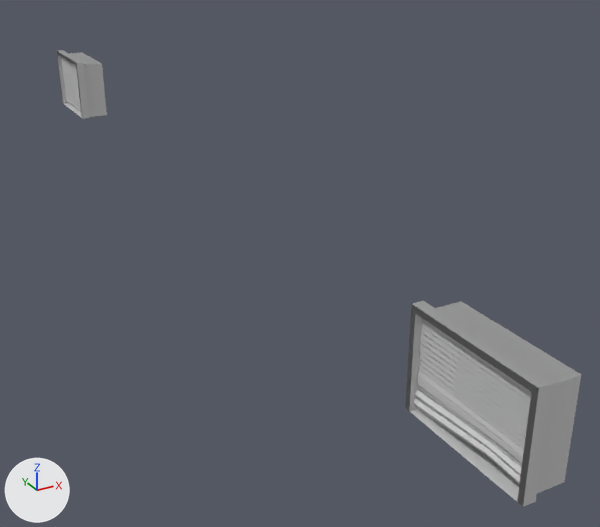
An edit to the FBX model Penteract/Assets/Models/Level 2 Props/00 Common/Wall_Right_Doors.fbx, drawn before and after from the same camera.
Rendered twice from a 50 mm lens placed at (1.35, -2.59, 0.84), pointed at (2.37, -0.74, -0.09). The axes (+X, +Y, +Z) are drawn at lower left. The lights are the same throughout. Where no turn or scale is listed for an object, it has been applied to the vertices.

Objects in the first picture: 'Inside_door', 'Inside_door001', 'Right_Wall_Door'.
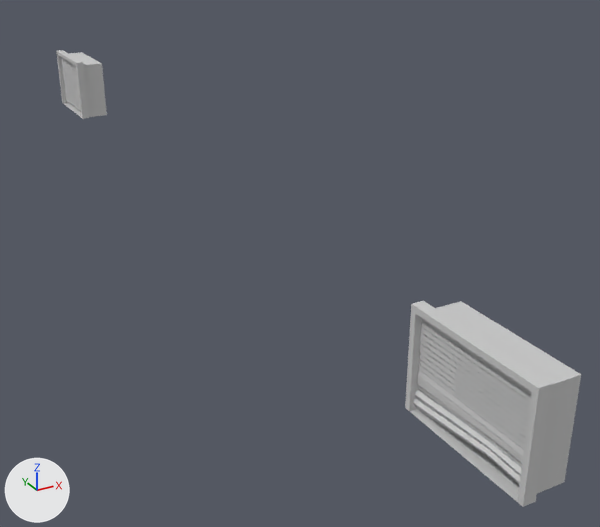
Patch to the scene script:
```diff
--- a/Penteract/Assets/Models/Level 2 Props/00 Common/Wall_Right_Doors.fbx.py
+++ b/Penteract/Assets/Models/Level 2 Props/00 Common/Wall_Right_Doors.fbx.py
@@ me_mesh @@
 me_mesh.from_pydata(...)  # 16 vertices, 11 faces; spans x -4.12..4.12, y -6.0..6.0, z -1.92..1.92
 # used by ob_inside_door; parent = ob_door2; location = (0.0, 0.0, 0.0); rotation_euler = (0.0, -1.571, 0.0), in degrees (0, -90, 0)
+# me_mesh part 1: its shading normals changed
 me_mesh.materials.append(mat_right_wall_door)
@@ me_mesh_003_1 @@
+me_mesh_003_1.from_pydata([(-4.12, -6.0, 1.92), (-4.12, -6.0, 0.92), (-4.12, 6.0, 1.92), (-4.12, 6.0, 0.92), (4.12, -6.0, 1.92), (4.12, -6.0, 0.92), (4.12, 6.0, 1.92), (4.12, 6.0, 0.92), (-4.12, -5.5, -1.92), (-4.12, 5.5, -1.92), (3.62, 5.5, -1.92), (3.62, -5.5, -1.92), (-4.12, 5.5, 1.92), (-4.12, -5.5, 1.92), (3.62, -5.5, 1.92), (3.62, 5.5, 1.92)], [], [(4, 5, 7, 6), (0, 1, 5, 4), (3, 2, 6, 7), (0, 4, 14, 13), (4, 6, 15, 14), (6, 2, 12, 15), (12, 9, 10, 15), (15, 10, 11, 14), (14, 11, 8, 13), (11, 10, 9, 8), (8, 9, 12, 13)])
+me_mesh_003_1.materials.append(mat_right_wall_door)  # its picture is missing
@@ ob_inside_door001 @@
-ob_inside_door001 = bpy.data.objects.new('Inside_door001', me_mesh_002)
+ob_inside_door001 = bpy.data.objects.new('Inside_door001', me_mesh)
 ob_inside_door001.parent = ob_door1
@@ ob_inside_door @@
-ob_inside_door = bpy.data.objects.new('Inside_door', me_mesh)
+ob_inside_door = bpy.data.objects.new('Inside_door', me_mesh_003_1)
 ob_inside_door.parent = ob_door2
```

What differs and where, as boxes (x1, y1, x2, y2) in the pictures (600 x 527 px):
'Inside_door001', shading changed: (405, 301, 581, 507) in both
